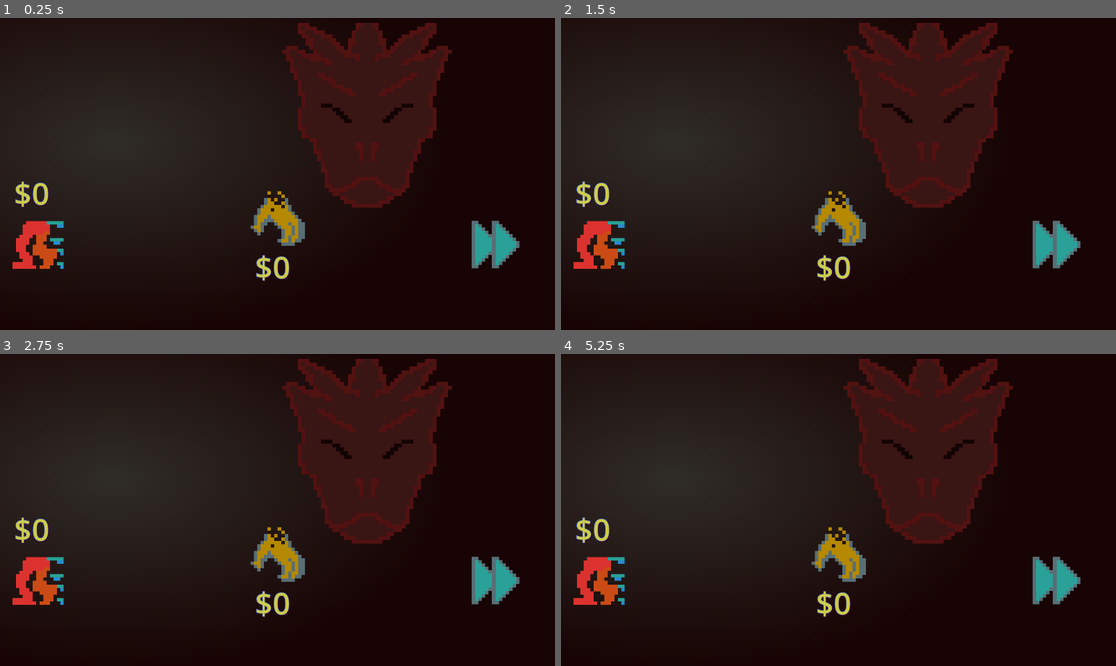
Above: before the commit, frames 1-4 (two rows, left to right).
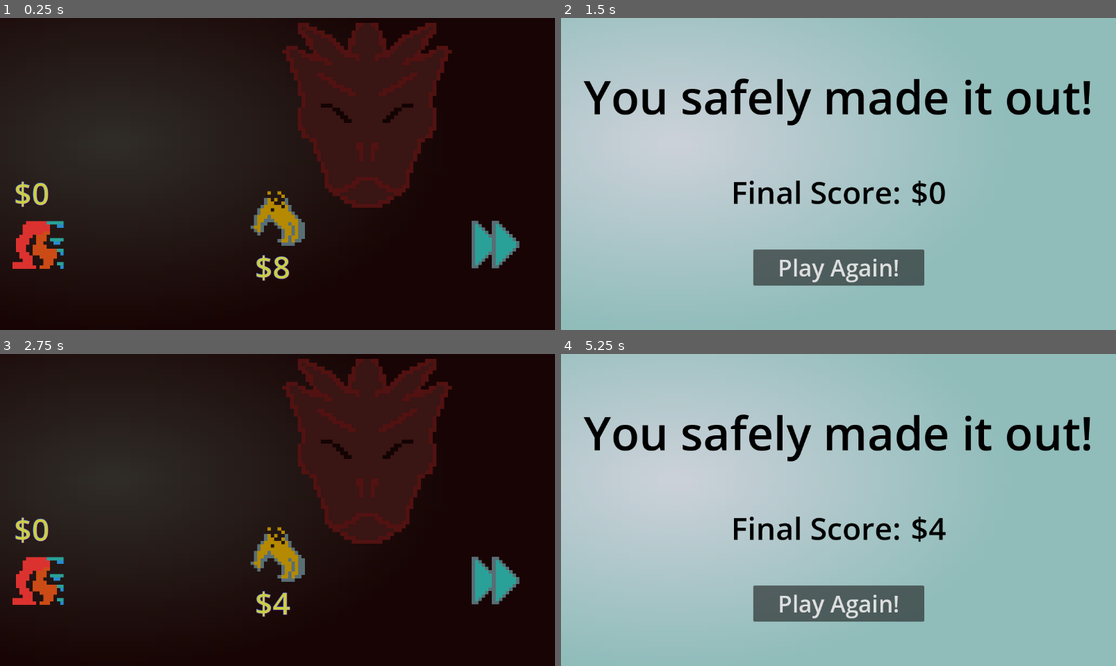
Above: after the commit, the same moments.

Repository: CloneDeath/slumbers-gold
Game: Godot game, scene res://game.tscn
Two runs of this game, one before a commit and one after it. Both use one fixed random seed, a clock stepped at 60 frames per second and the inputs below.
Inputs (mouse positions are in pixels of both pictures, inside the frame that each line leads up to):
- Up to frame 1 (0.25 s): no input
- Up to frame 2 (1.5 s): click (599, 245) at 0.5 s; click (838, 217) at 1.27 s
- Up to frame 3 (2.75 s): click (277, 603) at 2 s, where only the run after the commit has a clickable "Play Again!"
- Up to frame 4 (5.25 s): click (838, 553) at 2.75 s; click (1054, 581) at 3.5 s; click (1054, 581) at 4.25 s; click (599, 581) at 5 s

The runs differ from the first frame. In frame 1, 0.1% of the frame differs, in the area x 49-53%, y 76-84%; in frame 2, 99%, in the area x 0-100%, y 0-100%; in frame 3, 0.2%; in frame 4, 99%.

Commit message:
hooked up the buttons, and got the basic game working

Diff:
--- /dev/null
+++ b/cave_texture.tres
@@ -0,0 +1,10 @@
+[gd_resource type="GradientTexture2D" load_steps=2 format=3 uid="uid://dodtlbbykm3gv"]
+
+[sub_resource type="Gradient" id="Gradient_vy6ig"]
+offsets = PackedFloat32Array(0, 0.681818)
+colors = PackedColorArray(0.188235, 0.176471, 0.156863, 1, 0.0950136, 0.0175913, 0.0175992, 1)
+
+[resource]
+gradient = SubResource("Gradient_vy6ig")
+fill = 1
+fill_from = Vector2(0.2, 0.4)
--- /dev/null
+++ b/flee.gd
@@ -0,0 +1,8 @@
+extends TextureRect
+
+func _ready() -> void:
+	%Score.text = "$%.0f" % Global.gold;
+
+
+func _on_play_again_pressed() -> void:
+	get_tree().change_scene_to_file("res://game.tscn");
--- /dev/null
+++ b/flee.tscn
@@ -0,0 +1,85 @@
+[gd_scene load_steps=7 format=3 uid="uid://55yw534gl8eg"]
+
+[ext_resource type="Script" path="res://flee.gd" id="1_1vsx8"]
+
+[sub_resource type="Gradient" id="Gradient_vy6ig"]
+offsets = PackedFloat32Array(0, 0.681818)
+colors = PackedColorArray(0.803922, 0.823529, 0.854902, 1, 0.568627, 0.741176, 0.733333, 1)
+
+[sub_resource type="GradientTexture2D" id="GradientTexture2D_mt8w3"]
+gradient = SubResource("Gradient_vy6ig")
+fill = 1
+fill_from = Vector2(0.2, 0.4)
+
+[sub_resource type="LabelSettings" id="LabelSettings_q6bjc"]
+font_size = 96
+font_color = Color(0, 0, 0, 1)
+
+[sub_resource type="LabelSettings" id="LabelSettings_fa7c8"]
+font_size = 64
+font_color = Color(0, 0, 0, 1)
+
+[sub_resource type="LabelSettings" id="LabelSettings_7xmec"]
+font_size = 64
+font_color = Color(0, 0, 0, 1)
+
+[node name="Flee" type="TextureRect"]
+anchors_preset = 15
+anchor_right = 1.0
+anchor_bottom = 1.0
+grow_horizontal = 2
+grow_vertical = 2
+texture = SubResource("GradientTexture2D_mt8w3")
+script = ExtResource("1_1vsx8")
+
+[node name="Label" type="Label" parent="."]
+layout_mode = 1
+anchors_preset = 10
+anchor_right = 1.0
+offset_bottom = 327.0
+grow_horizontal = 2
+text = "You safely made it out!"
+label_settings = SubResource("LabelSettings_q6bjc")
+horizontal_alignment = 1
+vertical_alignment = 1
+
+[node name="HBoxContainer" type="HBoxContainer" parent="."]
+layout_mode = 1
+anchors_preset = 12
+anchor_top = 1.0
+anchor_right = 1.0
+anchor_bottom = 1.0
+offset_top = -352.0
+offset_bottom = -221.0
+grow_horizontal = 2
+grow_vertical = 0
+alignment = 1
+
+[node name="Label" type="Label" parent="HBoxContainer"]
+layout_mode = 2
+text = "Final Score: "
+label_settings = SubResource("LabelSettings_fa7c8")
+
+[node name="Score" type="Label" parent="HBoxContainer"]
+unique_name_in_owner = true
+layout_mode = 2
+text = "$0"
+label_settings = SubResource("LabelSettings_7xmec")
+
+[node name="PlayAgain" type="Button" parent="."]
+layout_mode = 1
+anchors_preset = 7
+anchor_left = 0.5
+anchor_top = 1.0
+anchor_right = 0.5
+anchor_bottom = 1.0
+offset_left = -177.0
+offset_top = -167.0
+offset_right = 178.0
+offset_bottom = -92.0
+grow_horizontal = 2
+grow_vertical = 0
+theme_override_font_sizes/font_size = 48
+text = "Play Again!"
+
+[connection signal="pressed" from="PlayAgain" to="." method="_on_play_again_pressed"]
--- a/game.gd
+++ b/game.gd
@@ -1,4 +1,41 @@
 extends TextureRect
 
+var current = 0;
+var piles = 0;
+var noise = 0;
+
 func _ready() -> void:
-	pass # Replace with function body.
+	Global.gold = 0;
+	randomize_current();
+
+func _process(_delta: float) -> void:
+	%Total.text = "$%.0f" % Global.gold;
+	%Current.text = "$%.0f" % current;
+
+func randomize_current():
+	current = randi_range(1, 10 + (2 * piles));
+	piles += 1;
+
+func _on_flee_pressed() -> void:
+	get_tree().change_scene_to_file("res://flee.tscn");
+
+func _on_take_pressed() -> void:
+	var noise_factor := randf_range(0.5, 2);
+	noise += current * noise_factor;
+	if (noise > 100):
+		wake_up_dragon();
+		return;
+	if (noise < 0): noise = 0;
+	print(noise);
+	Global.gold += current;
+	randomize_current();
+
+func wake_up_dragon():
+	Global.gold -= randi_range(0, Global.gold / 2);
+	get_tree().change_scene_to_file("res://flee.tscn");
+
+func _on_skip_pressed() -> void:
+	noise -= 10;
+	if (noise < 0): noise = 0;
+	print(noise);
+	randomize_current();
--- a/game.tscn
+++ b/game.tscn
@@ -1,19 +1,11 @@
-[gd_scene load_steps=9 format=3 uid="uid://doh82ac2o70jh"]
+[gd_scene load_steps=8 format=3 uid="uid://doh82ac2o70jh"]
 
 [ext_resource type="Texture2D" uid="uid://celf4ofy707c6" path="res://dragon/dragon.png" id="1_0tl21"]
 [ext_resource type="Script" path="res://game.gd" id="1_8rrpj"]
+[ext_resource type="Texture2D" uid="uid://dodtlbbykm3gv" path="res://cave_texture.tres" id="1_i8gak"]
 [ext_resource type="Texture2D" uid="uid://cxrjii7bf1rey" path="res://actions/flee.png" id="2_5xgqg"]
 [ext_resource type="Texture2D" uid="uid://dbk0nsm6uh54d" path="res://actions/take.png" id="3_7rfc2"]
 [ext_resource type="Texture2D" uid="uid://dya1cy4uwu1yw" path="res://actions/skip.png" id="4_7sau2"]
-
-[sub_resource type="Gradient" id="Gradient_vy6ig"]
-offsets = PackedFloat32Array(0, 0.681818)
-colors = PackedColorArray(0.188235, 0.176471, 0.156863, 1, 0.0950136, 0.0175913, 0.0175992, 1)
-
-[sub_resource type="GradientTexture2D" id="GradientTexture2D_cpise"]
-gradient = SubResource("Gradient_vy6ig")
-fill = 1
-fill_from = Vector2(0.2, 0.4)
 
 [sub_resource type="LabelSettings" id="LabelSettings_5quwb"]
 font_size = 64
@@ -30,7 +22,7 @@
 anchor_bottom = 1.0
 grow_horizontal = 2
 grow_vertical = 2
-texture = SubResource("GradientTexture2D_cpise")
+texture = ExtResource("1_i8gak")
 script = ExtResource("1_8rrpj")
 
 [node name="Dragon" type="Sprite2D" parent="."]
@@ -92,3 +84,7 @@
 offset_bottom = 407.0
 text = "$0"
 label_settings = SubResource("LabelSettings_5quwb")
+
+[connection signal="pressed" from="Flee" to="." method="_on_flee_pressed"]
+[connection signal="pressed" from="Take" to="." method="_on_take_pressed"]
+[connection signal="pressed" from="Skip" to="." method="_on_skip_pressed"]
